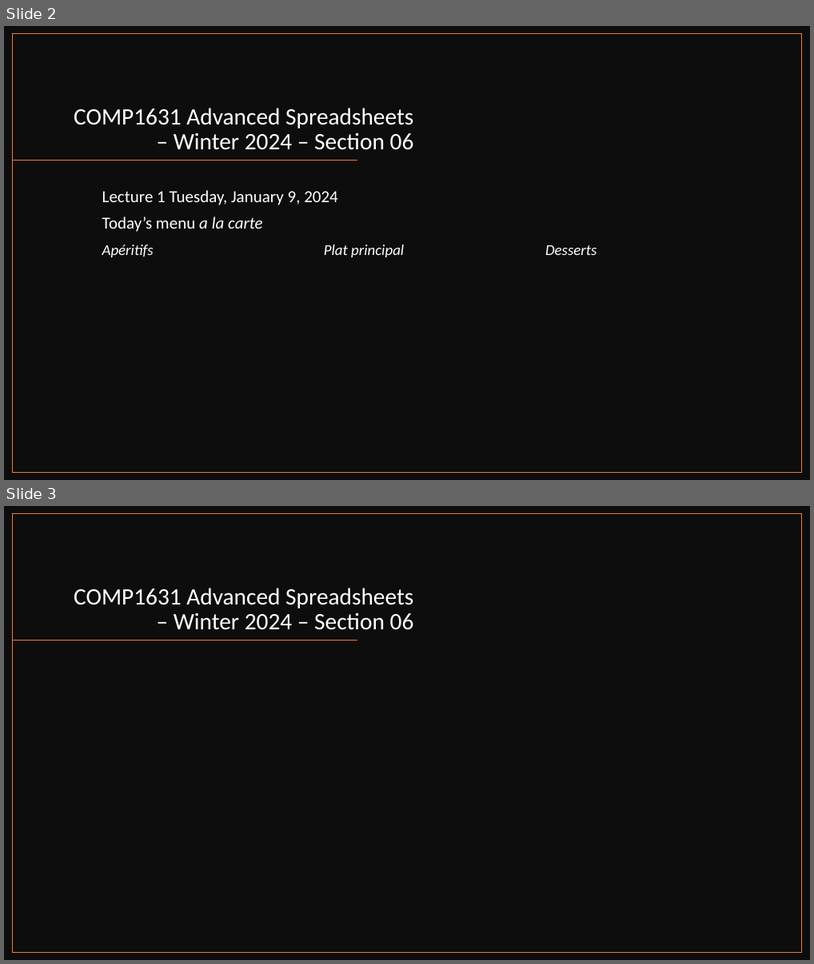
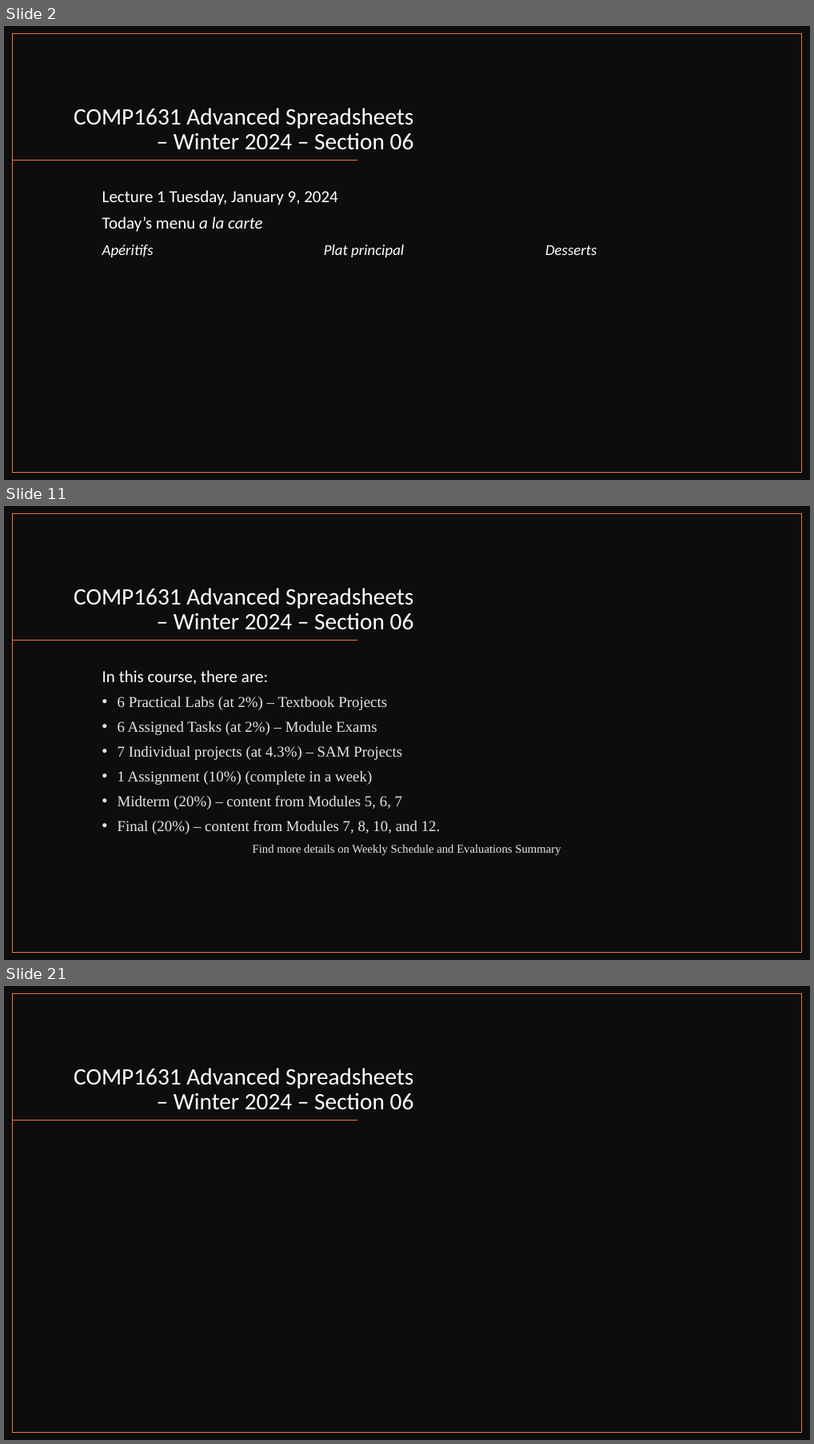
Before and after one commit to muktoakash/Teaching, a slide deck: COMP1631/Lecture_1.pptx. Shown one above the other, each under a label of ours: slides 2 and 3 before the commit, slides 2, 11 and 21 after it; the slides between them are not shown. The pictures are 814x964 and 814x1444 pixels, drawn with LibreOffice and Linux fonts; fonts in the diff are those of the drawing. Boxes give left, top, right and bottom in pixels: in the first picture for what was removed or moved away, otherwise in the second. Text is boxed around its words. In the diff, an @@ line names an element or a change of style, - is before the commit and + after.

Commit message:
Work on Week 1 lecture ppt

```diff
--- a/COMP1631/Lecture_1.pptx
+++ b/COMP1631/Lecture_1.pptx
@@ slide 11 added at <box>4,506,810,960</box>, background #FFFFFF @@
@@ rectangle added at <box>4,506,810,960</box>, fill #0D0D0D @@
@@ rectangle added at <box>13,514,802,952</box>, outline #ED7D31 1 pt @@
@@ title added at <box>74,588,414,630</box>, 28 pt, text #FFFFFF @@
+COMP1631 Advanced Spreadsheets – Winter 2024 – Section 06
@@ line added from (358, 640) to (13, 640), #ED7D31 1 pt @@
@@ text added at <box>102,670,561,855</box>, 18 pt, text #E7E6E6 @@
+In this course, there are:
+• 6 Practical Labs (at 2%) – Textbook Projects
+• 6 Assigned Tasks (at 2%) – Module Exams
+• 7 Individual projects (at 4.3%) – SAM Projects
+• 1 Assignment (10%) (complete in a week)
+• Midterm (20%) – content from Modules 5, 6, 7
+• Final (20%) – content from Modules 7, 8, 10, and 12.
+Find more details on Weekly Schedule and Evaluations Summary
@@ what was slide 3 is now slide 21 @@
```
Also in this commit, not shown: 18 other slides added, 2 other files.
